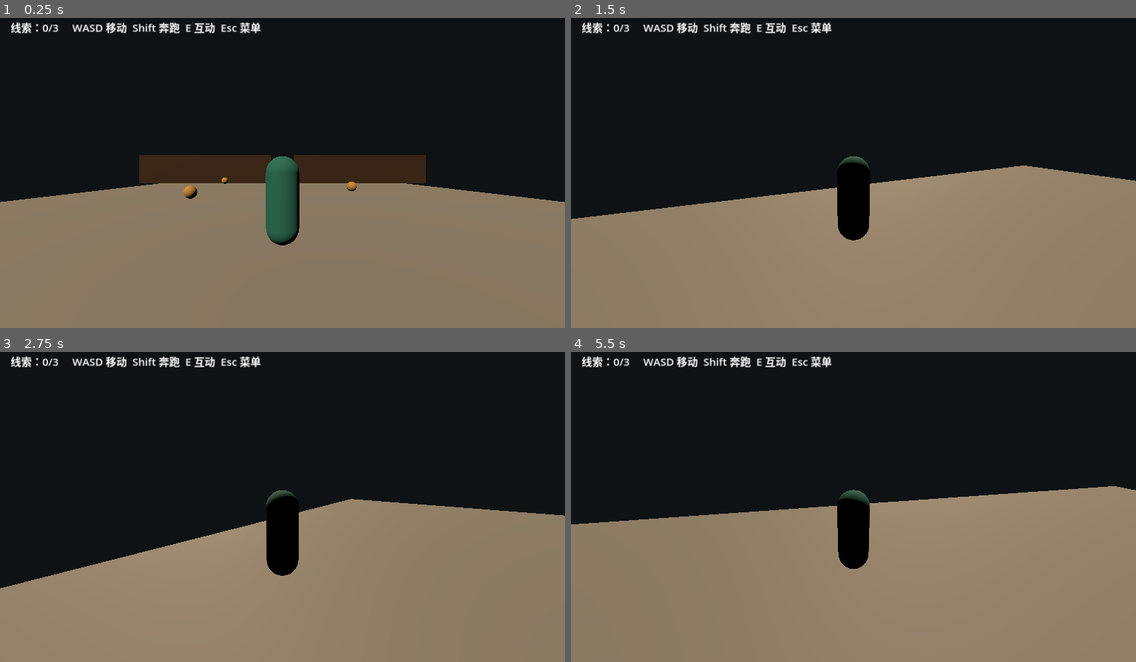
Above: before the commit, frames 1-4 (two rows, left to right).
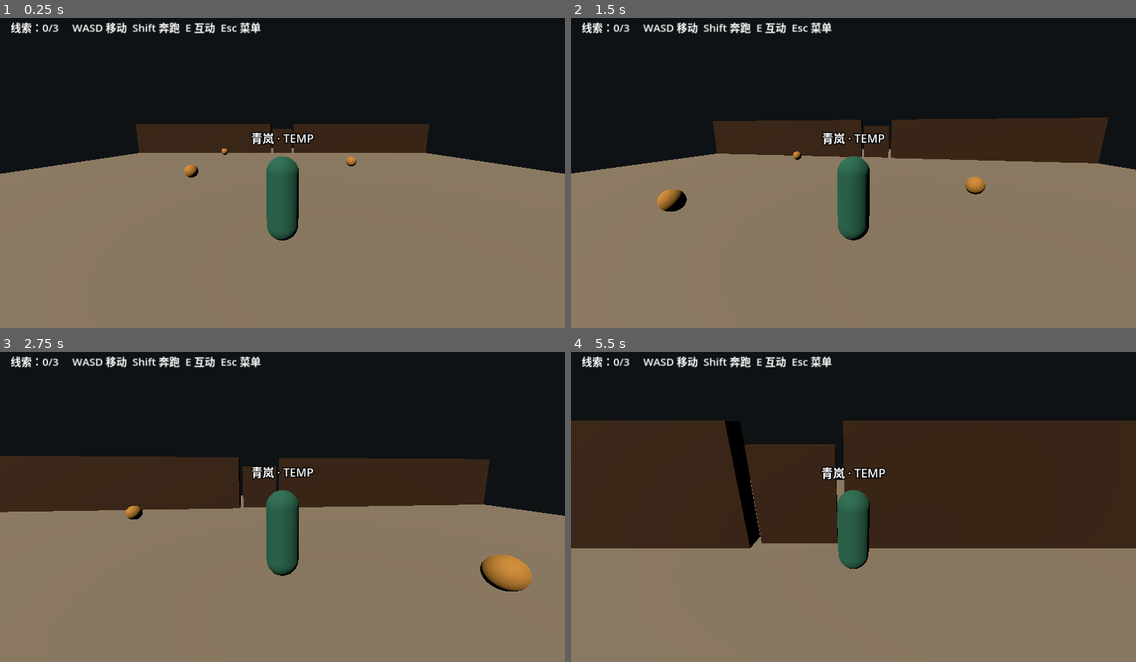
Above: after the commit, the same moments.

Repository: xujh1969/Game3D
Game: Godot game, scene res://scenes/world/Courtyard_Blockout.tscn
Same seed, same stepped clock (60 frames per second), same inputs: the game is played once before the commit and once after it.
Inputs (mouse positions are in pixels of both pictures, inside the frame that each line leads up to):
- Up to frame 1 (0.25 s): no input
- Up to frame 2 (1.5 s): tap Enter (ui_accept) at 0.5, 0.77, 1.07 s; move the mouse to (881, 166) at 0.52 s; hold Shift (run) 0.53-1.28 s; hold W (move_forward) from 0.53 s (still down); tap E (interact) at 0.6 s; move the mouse to (825, 169) at 1.27 s; tap Shift (run) at 1.35 s
- Up to frame 3 (2.75 s): keep holding W (move_forward); tap Enter (ui_accept) at 1.52, 1.55, 1.82 s; move the mouse to (293, 497) at 2.02 s; hold Enter (ui_accept) from 2.03 s (still down); tap E (interact) at 2.3 s
- Up to frame 4 (5.5 s): move the mouse to (847, 507) at 2.77 s; release Enter (ui_accept) at 2.78 s; tap E (interact) at 2.85, 5.1 s; tap Enter (ui_accept) at 3.02, 3.32, 3.77, 3.8, 4.07, 5, 5.27 s; tap Shift (run) at 3.05 s; move the mouse to (893, 507) at 3.52 s; hold Shift (run) 3.53-4.25 s; tap Escape (pause) at 4.15 s; release W (move_forward) at 4.25 s; click "继续游戏" at 4.25 s; move the mouse to (808, 500) at 5.02 s; hold W (move_forward) from 5.03 s (still down)

The runs differ from the first frame. In frame 1, 14% of the frame differs, in the area x 0-100%, y 34-74%; in frame 2, 18%; in frame 3, 23%; in frame 4, 39%, in the area x 0-100%, y 22-70%.

Commit message:
Fix M1 gameplay and prepare asset review workflow

Diff:
--- a/project.godot
+++ b/project.godot
@@ -11,8 +11,8 @@
 window/stretch/mode="canvas_items"
 
 [rendering]
-renderer/rendering_method="gl_compatibility"
-renderer/rendering_method.mobile="gl_compatibility"
+renderer/rendering_method="mobile"
+renderer/rendering_method.mobile="mobile"
 environment/defaults/default_clear_color=Color(0.055, 0.071, 0.078, 1)
 
 [input]
--- a/project_admin/ASSET_MANIFEST.csv
+++ b/project_admin/ASSET_MANIFEST.csv
@@ -1 +1,2 @@
 asset_id,category,source,license,status,game_file,reference,dimensions,triangles,textures,review
+TEMP_PIPELINE,test_fixture,repo_generated,project_generated,PASS_WITH_LIMITATIONS,assets/temporary/TEMP_Pipeline_Cube_v001.glb,reports/screenshots/AssetTest_TEMP_Cube.png,1x1x1m,12,none,Pipeline fixture only; not formal art
--- a/project_admin/PERFORMANCE_LOG.csv
+++ b/project_admin/PERFORMANCE_LOG.csv
@@ -1 +1,2 @@
 timestamp,device,renderer,resolution,quality,scene,avg_fps,min_fps,method,notes
+2026-10-22,AMD Radeon(TM) Graphics,Forward Mobile Vulkan 1.3.260,1280x720,graybox,Courtyard_Blockout,,,GPU startup and automated route,FPS_NOT_MEASURED
--- /dev/null
+++ b/reports/validation/TEMP_cube_import.json
@@ -0,0 +1,37 @@
+{
+  "source": "C:\\Users\\AYOU\\Desktop\\MountainCourtyard\\assets\\temporary\\TEMP_Pipeline_Cube_v001.glb",
+  "blender_version": "5.2.2 LTS",
+  "status": "PASS_WITH_LIMITATIONS",
+  "mesh_count": 1,
+  "triangles": 12,
+  "materials": [],
+  "blender_bounds_xyz": [
+    [
+      -0.5,
+      0.5
+    ],
+    [
+      -0.5,
+      0.5
+    ],
+    [
+      0.0,
+      1.0
+    ]
+  ],
+  "godot_dimensions_xyz_m": [
+    1.0,
+    1.0,
+    1.0
+  ],
+  "armatures": [],
+  "actions": [],
+  "images": [],
+  "missing_files": [],
+  "requires_review": [
+    "Source and license",
+    "Expected real-world dimensions and pivot",
+    "Normals, UV, PBR appearance, extra base geometry",
+    "Rig and animation quality when applicable"
+  ]
+}
--- a/scenes/character/Qinglan_TEMP.tscn
+++ b/scenes/character/Qinglan_TEMP.tscn
@@ -31,6 +31,14 @@
 position = Vector3(0, 1.5, 0)
 spring_length = 4.0
 script = ExtResource("2")
+margin = 0.2
+
+[node name="TEMPLabel" type="Label3D" parent="."]
+position = Vector3(0, 2.1, 0)
+text = "青岚 · TEMP"
+font_size = 36
+pixel_size = 0.006
+billboard = 1
 
 [node name="Camera3D" type="Camera3D" parent="SpringArm3D"]
 current = true
--- /dev/null
+++ b/scenes/world/AssetTest.tscn
@@ -0,0 +1,44 @@
+[gd_scene load_steps=5 format=3]
+
+[ext_resource type="Script" path="res://scripts/debug/asset_test.gd" id="1"]
+
+[sub_resource type="PlaneMesh" id="Floor"]
+size = Vector2(10, 10)
+
+[sub_resource type="StandardMaterial3D" id="FloorMat"]
+albedo_color = Color(0.28, 0.3, 0.32, 1)
+roughness = 1.0
+
+[sub_resource type="BoxMesh" id="Scale"]
+size = Vector3(0.05, 1, 0.05)
+
+[node name="AssetTest" type="Node3D"]
+script = ExtResource("1")
+
+[node name="Asset" type="Node3D" parent="."]
+
+[node name="Floor" type="MeshInstance3D" parent="."]
+mesh = SubResource("Floor")
+material_override = SubResource("FloorMat")
+
+[node name="OneMeterReference" type="MeshInstance3D" parent="."]
+position = Vector3(-1.5, 0.5, 0)
+mesh = SubResource("Scale")
+
+[node name="KeyLight" type="DirectionalLight3D" parent="."]
+rotation_degrees = Vector3(-45, -30, 0)
+light_energy = 1.0
+
+[node name="FillLight" type="DirectionalLight3D" parent="."]
+rotation_degrees = Vector3(-25, 140, 0)
+light_energy = 0.4
+
+[node name="Camera3D" type="Camera3D" parent="."]
+position = Vector3(3, 2.4, 4)
+rotation_degrees = Vector3(-20, 36.87, 0)
+current = true
+
+[node name="Label3D" type="Label3D" parent="."]
+position = Vector3(0, 2.5, 0)
+font_size = 32
+billboard = 1
--- a/scenes/world/Courtyard_Blockout.tscn
+++ b/scenes/world/Courtyard_Blockout.tscn
@@ -58,6 +58,7 @@
 position = Vector3(0, -0.25, 0)
 
 [node name="Mesh" type="MeshInstance3D" parent="Ground"]
+position = Vector3(0, 0.25, 0)
 mesh = SubResource("PlaneMesh_ground")
 
 [node name="Collision" type="CollisionShape3D" parent="Ground"]
@@ -155,14 +156,16 @@
 shape = SubResource("SphereShape3D_clue")
 
 [node name="Door" type="StaticBody3D" parent="."]
-position = Vector3(0, 1.25, -8)
+position = Vector3(-1, 1.25, -8)
 script = ExtResource("5")
 
 [node name="MeshInstance3D" type="MeshInstance3D" parent="Door"]
+position = Vector3(1, 0, 0)
 mesh = SubResource("BoxMesh_door")
 material_override = SubResource("DoorMaterial")
 
 [node name="CollisionShape3D" type="CollisionShape3D" parent="Door"]
+position = Vector3(1, 0, 0)
 shape = SubResource("BoxShape3D_door")
 
 [node name="Finish" type="Area3D" parent="."]
--- /dev/null
+++ b/scripts/debug/asset_test.gd
@@ -0,0 +1,21 @@
+extends Node3D
+
+func _ready() -> void:
+	var path := "res://assets/temporary/TEMP_Pipeline_Cube_v001.glb"
+	for argument in OS.get_cmdline_user_args():
+		if argument.begins_with("--asset="):
+			path = argument.trim_prefix("--asset=")
+	if not ResourceLoader.exists(path):
+		push_error("Asset missing: " + path)
+		return
+	var packed := load(path) as PackedScene
+	if packed == null:
+		push_error("Expected an imported GLB scene: " + path)
+		return
+	$Asset.add_child(packed.instantiate())
+	$Label3D.text = "Asset review · 1m reference\n" + path.get_file()
+	if "--capture" in OS.get_cmdline_user_args():
+		await get_tree().process_frame
+		await RenderingServer.frame_post_draw
+		get_viewport().get_texture().get_image().save_png("res://reports/screenshots/AssetTest_TEMP_Cube.png")
+		get_tree().quit()
--- a/scripts/gameplay/game_state.gd
+++ b/scripts/gameplay/game_state.gd
@@ -17,6 +17,7 @@
 	return true
 
 func restart() -> void:
+	get_tree().paused = false
 	clues.clear()
 	won = false
 	get_tree().reload_current_scene()
--- a/scripts/interactables/clue.gd
+++ b/scripts/interactables/clue.gd
@@ -13,6 +13,7 @@
 	var state := get_parent().get_node("GameState")
 	if state.collect_clue(clue_id):
 		collected = true
+		remove_from_group("interactable")
 		visible = false
 		set_deferred("monitoring", false)
 
--- a/scripts/interactables/door_controller.gd
+++ b/scripts/interactables/door_controller.gd
@@ -1,6 +1,8 @@
 extends StaticBody3D
 
 var unlocked := false
+var is_open := false
+var is_opening := false
 
 func _ready() -> void:
 	add_to_group("interactable")
@@ -15,14 +17,17 @@
 	if not unlocked:
 		get_parent().get_node("UI").show_message("门被锁住了，还需要收集线索。")
 		return
-	if is_open:
+	if is_open or is_opening:
 		return
-	is_open = true
+	is_opening = true
+	remove_from_group("interactable")
 	var tween := create_tween()
+	tween.set_process_mode(Tween.TWEEN_PROCESS_PHYSICS)
 	tween.tween_property(self, "rotation:y", rotation.y + PI * 0.5, 0.8)
-	$CollisionShape3D.set_deferred("disabled", true)
-
-var is_open := false
+	tween.finished.connect(func():
+		is_open = true
+		is_opening = false
+	)
 
 func get_prompt() -> String:
 	return "E 打开木门" if unlocked else "E 查看木门（线索不足）"
--- a/scripts/interactables/finish_trigger.gd
+++ b/scripts/interactables/finish_trigger.gd
@@ -4,5 +4,7 @@
 	body_entered.connect(_on_body_entered)
 
 func _on_body_entered(body: Node3D) -> void:
-	if body.name == "Player":
-		get_parent().get_node("GameState").game_won.emit()
+	var state := get_parent().get_node("GameState")
+	if body == get_parent().get_node("Player") and state.clues.size() == 3 and get_parent().get_node("Door").is_open and not state.won:
+		state.won = true
+		state.game_won.emit()
--- a/scripts/player/player_controller.gd
+++ b/scripts/player/player_controller.gd
@@ -15,12 +15,14 @@
 	var camera_basis: Basis = $SpringArm3D/Camera3D.global_basis
 	var forward: Vector3 = -camera_basis.z
 	var right: Vector3 = camera_basis.x
-	var direction: Vector3 = (right * input.x + forward * input.y).normalized()
+	forward.y = 0
+	right.y = 0
+	var direction: Vector3 = (right.normalized() * input.x - forward.normalized() * input.y).normalized()
 	var speed := run_speed if Input.is_action_pressed("run") else walk_speed
 	velocity.x = direction.x * speed
 	velocity.z = direction.z * speed
 	if direction.length() > 0.1:
-		rotation.y = lerp_angle(rotation.y, atan2(-direction.x, -direction.z), turn_speed * delta)
+		$Proxy.rotation.y = lerp_angle($Proxy.rotation.y, atan2(-direction.x, -direction.z), minf(turn_speed * delta, 1.0))
 	move_and_slide()
 	_update_focus()
 	if Input.is_action_just_pressed("interact") and is_instance_valid(focus):
@@ -29,13 +31,17 @@
 func _update_focus() -> void:
 	focus = null
 	var best_distance := 2.5
-	var player_forward := -global_basis.z
+	var player_forward: Vector3 = -$Proxy.global_basis.z
 	for node in get_tree().get_nodes_in_group("interactable"):
 		if not node is Node3D:
 			continue
 		var distance := global_position.distance_to(node.global_position)
 		var toward: Vector3 = (node.global_position - global_position).normalized()
 		if distance < best_distance and player_forward.dot(toward) > 0.2:
+			var query := PhysicsRayQueryParameters3D.create(global_position + Vector3.UP * 1.2, node.global_position, 1, [get_rid()])
+			var hit := get_world_3d().direct_space_state.intersect_ray(query)
+			if not hit.is_empty() and hit.collider != node:
+				continue
 			best_distance = distance
 			focus = node
 	var hud := get_parent().get_node("UI")
--- a/scripts/player/third_person_camera.gd
+++ b/scripts/player/third_person_camera.gd
@@ -4,6 +4,8 @@
 var pitch := -0.18
 
 func _ready() -> void:
+	add_excluded_object(get_parent().get_rid())
+	rotation.x = pitch
 	Input.mouse_mode = Input.MOUSE_MODE_CAPTURED
 
 func _unhandled_input(event: InputEvent) -> void:
@@ -11,9 +13,3 @@
 		rotation.y -= event.relative.x * sensitivity
 		pitch = clampf(pitch - event.relative.y * sensitivity, -0.8, 0.35)
 		rotation.x = pitch
-	if event.is_action_pressed("pause"):
-		Input.mouse_mode = Input.MOUSE_MODE_VISIBLE
-
-func _process(_delta: float) -> void:
-	if Input.is_action_just_pressed("ui_cancel"):
-		Input.mouse_mode = Input.MOUSE_MODE_VISIBLE
--- a/scripts/ui/hud.gd
+++ b/scripts/ui/hud.gd
@@ -4,6 +4,8 @@
 var message: Label
 var prompt: Label
 var pause_panel: PanelContainer
+var menu_title: Label
+var resume_button: Button
 
 func _ready() -> void:
 	label = Label.new()
@@ -15,9 +17,9 @@
 	message.add_theme_font_size_override("font_size", 20)
 	add_child(message)
 	prompt = Label.new()
-	prompt.anchor_left = 0.5
+	prompt.anchor_left = 0.0
 	prompt.anchor_top = 0.78
-	prompt.anchor_right = 0.5
+	prompt.anchor_right = 1.0
 	prompt.anchor_bottom = 0.78
 	prompt.horizontal_alignment = HORIZONTAL_ALIGNMENT_CENTER
 	prompt.add_theme_font_size_override("font_size", 22)
@@ -37,8 +39,13 @@
 
 func _on_game_won() -> void:
 	message.text = "你已抵达内院。按 Enter 重新开始。"
+	prompt.text = ""
+	menu_title.text = "抵达内院 · 灰盒流程完成"
+	resume_button.hide()
+	pause_panel.show()
 	set_process_input(true)
 	Input.mouse_mode = Input.MOUSE_MODE_VISIBLE
+	get_tree().paused = true
 
 func set_interaction(text: String) -> void:
 	prompt.text = text
@@ -65,14 +72,14 @@
 	var box := VBoxContainer.new()
 	box.add_theme_constant_override("separation", 12)
 	pause_panel.add_child(box)
-	var title := Label.new()
-	title.text = "暂停"
-	title.horizontal_alignment = HORIZONTAL_ALIGNMENT_CENTER
-	box.add_child(title)
-	var resume := Button.new()
-	resume.text = "继续游戏"
-	resume.pressed.connect(_toggle_pause)
-	box.add_child(resume)
+	menu_title = Label.new()
+	menu_title.text = "暂停"
+	menu_title.horizontal_alignment = HORIZONTAL_ALIGNMENT_CENTER
+	box.add_child(menu_title)
+	resume_button = Button.new()
+	resume_button.text = "继续游戏"
+	resume_button.pressed.connect(_toggle_pause)
+	box.add_child(resume_button)
 	var restart := Button.new()
 	restart.text = "重新开始"
 	restart.pressed.connect(func():
@@ -86,10 +93,14 @@
 	box.add_child(quit)
 
 func _input(event: InputEvent) -> void:
-	if event.is_action_pressed("pause") and not message.text.begins_with("你已抵达"):
+	var won: bool = get_parent().get_node("GameState").won
+	if event.is_echo():
+		return
+	if event.is_action_pressed("pause") and not won:
 		_toggle_pause()
 		get_viewport().set_input_as_handled()
-	if event.is_action_pressed("ui_accept") and message.text.begins_with("你已抵达"):
+	if event.is_action_pressed("ui_accept") and won:
+		get_viewport().set_input_as_handled()
 		get_parent().get_node("GameState").restart()
 
 func _toggle_pause() -> void:
--- /dev/null
+++ b/tests/test_m1_runtime.gd
@@ -0,0 +1,126 @@
+extends SceneTree
+
+var failures: Array[String] = []
+
+func _initialize() -> void:
+	_run.call_deferred()
+
+func check(condition: bool, description: String) -> void:
+	print(("PASS: " if condition else "FAIL: ") + description)
+	if not condition:
+		failures.append(description)
+
+func frames(count: int) -> void:
+	for index in count:
+		await physics_frame
+		await process_frame
+
+func capture(filename: String) -> void:
+	if DisplayServer.get_name() != "headless":
+		await RenderingServer.frame_post_draw
+		root.get_texture().get_image().save_png("res://reports/screenshots/" + filename + ".png")
+
+func _run() -> void:
+	var world: Node = load("res://scenes/world/Courtyard_Blockout.tscn").instantiate()
+	root.add_child(world)
+	current_scene = world
+	var player: CharacterBody3D = world.get_node("Player")
+	var state: Node = world.get_node("GameState")
+	var door: Node = world.get_node("Door")
+	var hud: Node = world.get_node("UI")
+	var wins := [0]
+	state.game_won.connect(func(): wins[0] += 1)
+	await frames(12)
+	await capture("M1_Entrance_TEMP")
+	check(player.is_on_floor(), "player settles on floor")
+	var start := player.position
+	Input.action_press("move_forward")
+	await frames(20)
+	Input.action_release("move_forward")
+	check(player.position.z < start.z - 0.5, "W moves toward camera forward (-Z)")
+	player.rotation.y = 0
+	player.get_node("SpringArm3D").rotation.y = 0
+	var camera: Camera3D = player.get_node("SpringArm3D/Camera3D")
+	var camera_start := camera.global_basis.z
+	Input.action_press("move_right")
+	await frames(20)
+	Input.action_release("move_right")
+	check(camera.global_basis.z.dot(camera_start) > 0.99, "character turning does not rotate camera")
+	world.get_node("Finish")._on_body_entered(player)
+	check(wins[0] == 0, "finish refuses player before door opens")
+	door.interact(player)
+	check(not door.is_open, "door stays locked before three clues")
+	player.position = Vector3(-2.2, 0, -7.2)
+	player.get_node("Proxy").rotation.y = 0
+	player._update_focus()
+	check(player.focus != door, "wall blocks interaction focus")
+	player.position = Vector3(0, 0, -6.7)
+	var arm: SpringArm3D = player.get_node("SpringArm3D")
+	arm.rotation.y = PI
+	await frames(5)
+	print("CAMERA_PROBE: hit=", arm.get_hit_length(), " camera=", camera.global_position, " player=", player.global_position)
+	check(arm.get_hit_length() < 2.0 and camera.global_position.z > -7.925, "camera retracts before closed door")
+	arm.rotation.y = 0
+	player.position = Vector3(0, 0, -6)
+	player.velocity = Vector3.ZERO
+	player.get_node("SpringArm3D").rotation.y = 0
+	Input.action_press("move_forward")
+	await frames(40)
+	Input.action_release("move_forward")
+	check(player.position.z > -7.7, "closed door physically blocks passage")
+	player.position = Vector3(-4, 0, 6.5)
+	player.rotation.y = 0
+	player.get_node("Proxy").rotation.y = 0
+	player.velocity = Vector3.ZERO
+	await frames(2)
+	var first: Node = world.get_node("ClueScroll")
+	Input.action_press("interact")
+	await frames(2)
+	Input.action_release("interact")
+	check(state.clues.size() == 1, "E input collects focused clue")
+	player._update_focus()
+	check(player.focus != first, "collected clue cannot retain interaction focus")
+	first.interact(player)
+	check(state.clues.size() == 1, "repeat clue interaction does not increase count")
+	world.get_node("ClueTablet").interact(player)
+	world.get_node("ClueIncense").interact(player)
+	check(door.unlocked and state.clues.size() == 3, "three clues unlock door")
+	check(hud.label.text.begins_with("线索：3/3"), "HUD shows three clues")
+	await capture("M1_Three_Clues_TEMP")
+	door.interact(player)
+	await frames(1)
+	check(not door.is_open, "door is not marked open before animation completes")
+	check(not door.get_node("CollisionShape3D").disabled, "opening door retains physical collision")
+	await frames(60)
+	check(door.is_open, "door opens after animation")
+	player.position = Vector3(0, 0, -6)
+	player.velocity = Vector3.ZERO
+	Input.action_press("move_forward")
+	await frames(110)
+	Input.action_release("move_forward")
+	check(player.position.z < -8.5, "player physically passes through opened doorway")
+	world.get_node("Finish")._on_body_entered(player)
+	world.get_node("Finish")._on_body_entered(player)
+	check(state.won and wins[0] == 1, "victory is recorded exactly once after opening")
+	check(hud.pause_panel.visible, "victory displays restart and exit menu")
+	await capture("M1_Victory_TEMP")
+	paused = false
+	state.restart()
+	await frames(3)
+	check(current_scene.get_node("GameState").clues.is_empty(), "restart clears clues")
+	check(not current_scene.get_node("Door").is_open, "restart restores locked door")
+	var new_hud: Node = current_scene.get_node("UI")
+	new_hud._toggle_pause()
+	check(paused and new_hud.pause_panel.visible, "pause displays menu and stops game")
+	await capture("M1_Pause_TEMP")
+	new_hud._toggle_pause()
+	check(not paused and not new_hud.pause_panel.visible, "resume returns to game")
+	var new_player: CharacterBody3D = current_scene.get_node("Player")
+	new_player.position = Vector3(0, 0, 14.4)
+	new_player.velocity = Vector3.ZERO
+	Input.action_press("move_back")
+	await frames(20)
+	Input.action_release("move_back")
+	check(new_player.position.z < 14.8 and new_player.position.y > -0.1, "courtyard boundary prevents falling out")
+	print("M1_RESULT: %d failures" % failures.size())
+	quit(0 if failures.is_empty() else 1)
--- /dev/null
+++ b/tests/test_playthrough.gd
@@ -0,0 +1,75 @@
+extends SceneTree
+
+var world: Node
+var player: CharacterBody3D
+var state: Node
+var failed := false
+
+func _initialize() -> void:
+	run.call_deferred()
+
+func frames(count: int) -> void:
+	for index in count:
+		await physics_frame
+		await process_frame
+
+func release_movement() -> void:
+	for action in ["move_left", "move_right", "move_forward", "move_back"]:
+		Input.action_release(action)
+
+func walk_to(target: Vector2) -> void:
+	for frame in 600:
+		var offset := target - Vector2(player.position.x, player.position.z)
+		if offset.length() < 0.15 or state.won:
+			release_movement()
+			return
+		var direction := offset.normalized()
+		release_movement()
+		Input.action_press("move_right" if direction.x > 0 else "move_left", absf(direction.x))
+		Input.action_press("move_back" if direction.y > 0 else "move_forward", absf(direction.y))
+		await frames(1)
+	failed = true
+	release_movement()
+	push_error("Route blocked at " + str(player.position) + " toward " + str(target))
+	quit(1)
+
+func interact() -> void:
+	await frames(8)
+	Input.action_press("interact")
+	await frames(2)
+	Input.action_release("interact")
+
+func run() -> void:
+	world = load("res://scenes/world/Courtyard_Blockout.tscn").instantiate()
+	root.add_child(world)
+	current_scene = world
+	player = world.get_node("Player")
+	state = world.get_node("GameState")
+	# Prevent OS mouse motion from changing the deterministic route's camera basis.
+	player.get_node("SpringArm3D").set_process_unhandled_input(false)
+	Input.mouse_mode = Input.MOUSE_MODE_VISIBLE
+	await frames(10)
+	# All travel uses the real CharacterBody3D controller; there are no teleports.
+	for approach in [Vector2(-4, 8), Vector2(-4, 6.4)]:
+		await walk_to(approach)
+	await interact()
+	print("ROUTE: scroll, count=", state.clues.size())
+	for approach in [Vector2(4, 5.5), Vector2(4, 3.4)]:
+		await walk_to(approach)
+	await interact()
+	print("ROUTE: tablet, count=", state.clues.size())
+	for approach in [Vector2(-5, 0), Vector2(-5, -2.6)]:
+		await walk_to(approach)
+	await interact()
+	print("ROUTE: incense, count=", state.clues.size())
+	for approach in [Vector2(0, -4), Vector2(0, -6.4)]:
+		await walk_to(approach)
+	await interact()
+	await frames(60)
+	await walk_to(Vector2(0, -13))
+	var passed: bool = not failed and state.clues.size() == 3 and state.won and world.get_node("Door").is_open
+	print("PLAYTHROUGH_RESULT: ", "PASS" if passed else "FAIL", " position=", player.position)
+	if DisplayServer.get_name() != "headless":
+		await RenderingServer.frame_post_draw
+		root.get_texture().get_image().save_png("res://reports/screenshots/M1_Playthrough_Victory_TEMP.png")
+	quit(0 if passed else 1)
Not shown, added: assets/processed/.gdignore
Not shown, added: assets/processed/TEMP_Pipeline_Cube_v001_export.glb
Not shown, added: assets/source/.gdignore
Not shown, added: assets/temporary/TEMP_Pipeline_Cube_v001.glb
Not shown, added: assets/temporary/TEMP_Pipeline_Cube_v001.glb.import
Not shown, added: handoff/.gdignore
Binary file added: handoff/reference/generated/CHAR_REF_001_Qinglan_Turnaround_sheet_v001.png
Binary file added: handoff/reference/generated/PROP_REF_001_ArchDoorSong_sheet_v001.png
Not shown, added: project_admin/.gdignore
Not shown, added: reports/.gdignore
Binary file added: reports/screenshots/AssetTest_TEMP_Cube.png
Binary file added: reports/screenshots/M1_Entrance_TEMP.png
(and 32 more such lines)
